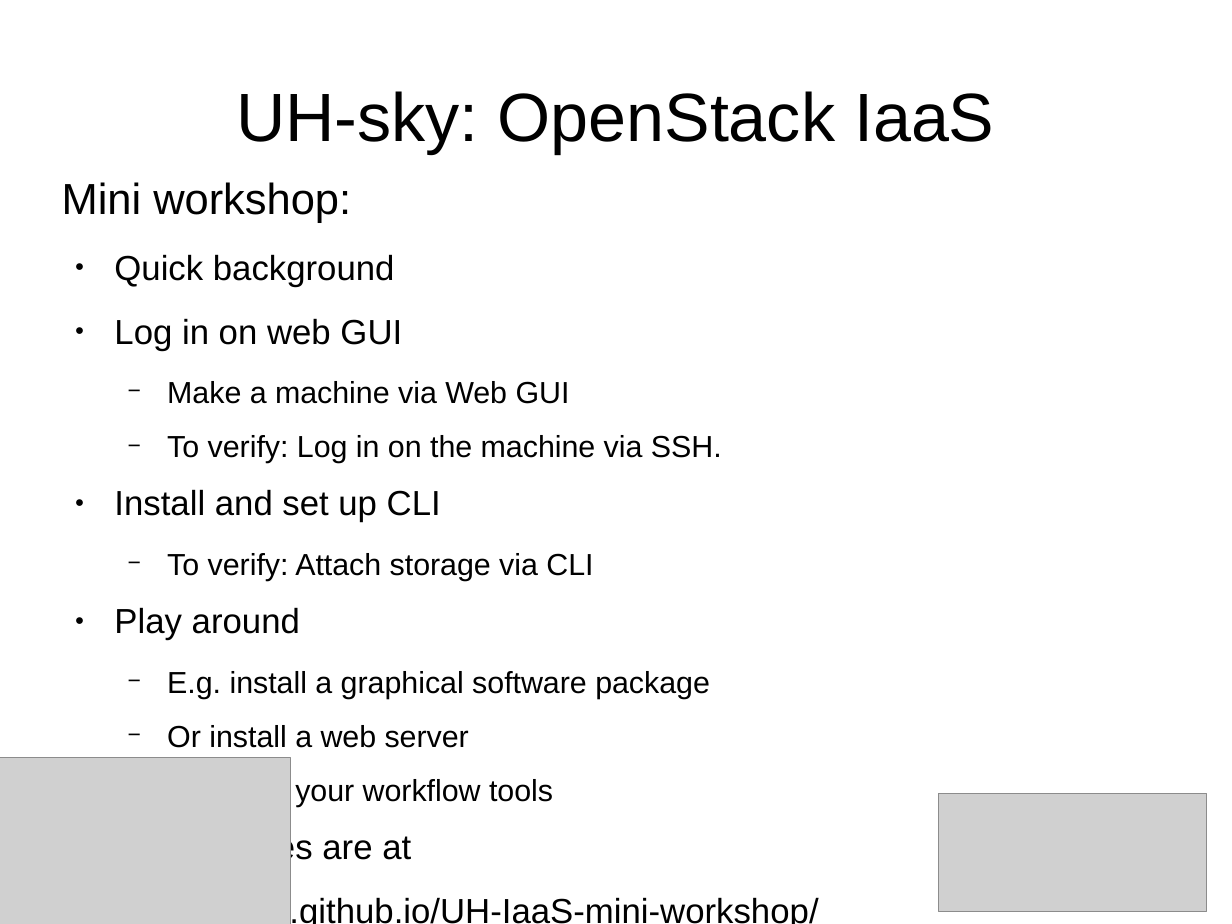
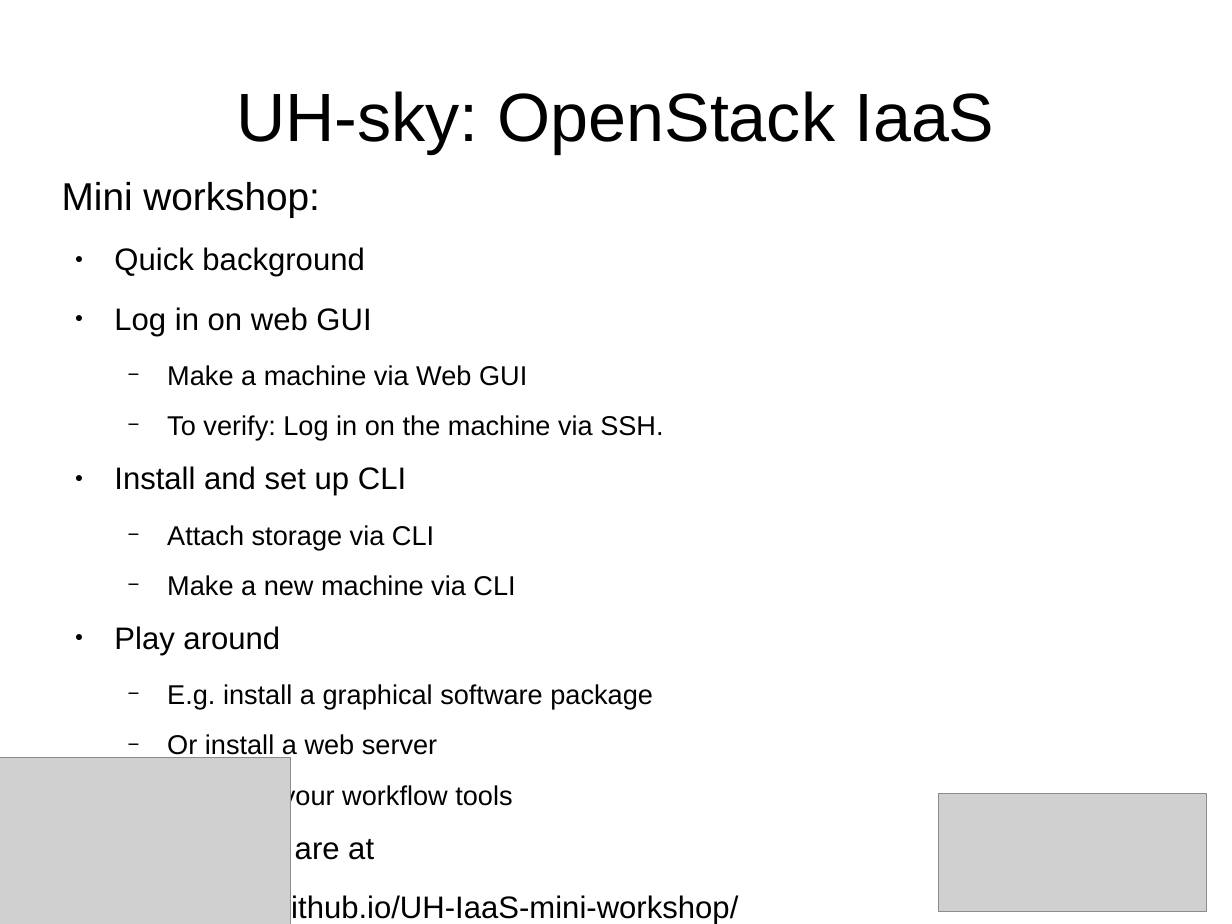
Before and after one commit to arnsteio/UH-IaaS-mini-workshop, a slide deck: slide 6 of UH-sky_IaaS-MiniWorkshop.odp. Drawn at 1232x924 pixels with LibreOffice and Linux fonts; fonts in the diff are those of the drawing; grey boxes stand for pictures. Boxes give left, top, right and bottom in pixels: in the first picture for what was removed or moved away, otherwise in the second. Text is boxed around its words. In the diff, an @@ line names an element or a change of style, - is before the commit and + after.

Commit message:
New pdf for intro slides Altered TOC to be consistent

```diff
--- a/UH-sky_IaaS-MiniWorkshop.odp
+++ b/UH-sky_IaaS-MiniWorkshop.odp
@@ text at (x1=62, y1=182, x2=739, y2=924): size 28 to 25 pt in "Mini workshop:"; size 22.4 to 20 pt in "Quick background", "Log in on web GUI", "Install and set up CLI", "Play around" and 2 more places; size 19.6 to 17.5 pt in "Make a machine via Web GUI", "To verify: Log in on the machine ...", "E.g. install a graphical software package", "Or install a web server" and 1 more places @@
@@ text at (x1=167, y1=525, x2=515, y2=596): text changed; size 19.6 to 17.5 pt @@
-  − To verify: Attach storage via CLI
+  − Attach storage via CLI
+  − Make a new machine via CLI
```
Also in this commit, not shown: 7 other files.
